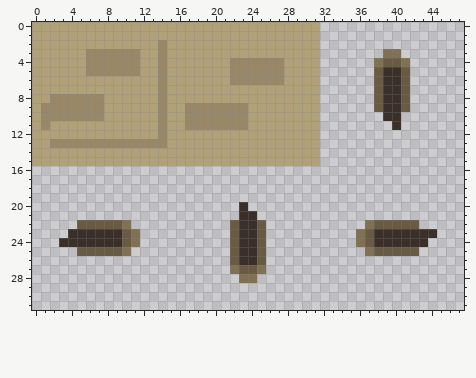
A pixel-art sprite gets an edit: data/sprites/entities/switch_bear_caverns.png. That is the earlier state.
The file is 48x32 pixels.
New version:
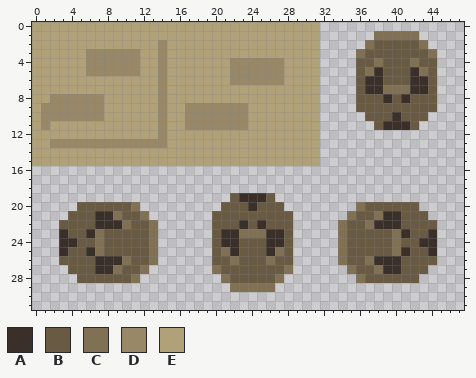
Palette (. is transparent): A #3a2f29  B #685a43  C #807154  D #988868  E #b0a179
From the commit log: continue bear catacombs, ready for boss area
Difference:
y 1: x 38..42 ..... -> CCCCC
y 2: x 37..43 ....... -> CBBBBBC
y 3: x 36..44 ...CC.... -> CBBBBBBBC
y 4: x 36..37 .. -> BB; x 41..44 C... -> BCBB
y 5: x 36..40 ..BAA -> BCABB; x 42..44 ... -> ACB
y 6: x 36..40 ..BAA -> BAABB; x 42..44 ... -> AAB
y 7: x 36..44 ..BAAB... -> BAACCCAAB
y 8: x 36..37 .. -> BB; x 40..44 AB... -> BABBB
y 9: x 36..37 .. -> BB; x 39..40 AA -> BB; x 42..44 ... -> BBB
y 10: x 37..39 ..A -> BBB; x 41..43 ... -> BBB
y 11: x 38..39 .. -> BA; x 41..42 .. -> AB
y 19: x 22..26 ..... -> BAAAB
y 20: x 5..11 ....... -> BBBBBBC; x 21..27 ..A.... -> BBBABBB; x 36..42 ....... -> CBBBBBB
y 21: x 4..12 ......... -> BBBAACBBC; x 20..28 ...AA.... -> BBBBBBBBB; x 35..43 ......... -> CBBCAABBB
y 22: x 3..4 .. -> BB; x 7..9 BBB -> AAA; x 11..13 ... -> BBC; x 20..21 .. -> BB; x 24..28 AB... -> BABBB; x 34..36 ... -> CBB; x 38..40 BBB -> AAA; x 43..44 .. -> BB
y 23: x 3..5 .AA -> ABB; x 7..9 AAA -> CBB; x 11..13 C.. -> BBC; x 20..28 ..BAAB... -> BAACCCAAB; x 34..36 ..C -> CBB; x 38..40 AAA -> BBC; x 42..43 AA -> BB
y 24: x 5..9 AAAAA -> BBCBB; x 11..13 C.. -> BBC; x 20..24 ..BAA -> BAABB; x 26..28 ... -> AAB; x 34..36 ..C -> CBB; x 38..42 AAAAA -> BBCBB; x 44 . -> A
y 25: x 3..4 .. -> AB; x 6..7 BB -> AC; x 10..13 C... -> BBBC; x 20..24 ..BAA -> BCABB; x 26..28 ... -> ACB; x 34..37 ...C -> CBBB; x 40..41 BB -> CA; x 43..44 .. -> BA
y 26: x 3..13 ........... -> BBBBAAACBBC; x 20..24 ..BAA -> BBCBB; x 26..28 ... -> CBB; x 34..44 ........... -> CBBCAAABBBB
y 27: x 4..12 ......... -> BBBAACBBC; x 20..22 ..C -> CBB; x 25..28 C... -> BBBC; x 35..43 ......... -> CBBCAABBB
y 28: x 5..11 ....... -> BBBBBBC; x 21..27 ..CC... -> CBBBBBC; x 36..42 ....... -> CBBBBBB
y 29: x 22..26 ..... -> CCCCC
Boxes around the changes in both pictures, in picture pixels (x1, y1, x2, y2):
changed: (356, 31, 437, 130)
changed: (212, 193, 293, 292)
changed: (59, 202, 158, 283)
changed: (338, 202, 437, 283)
